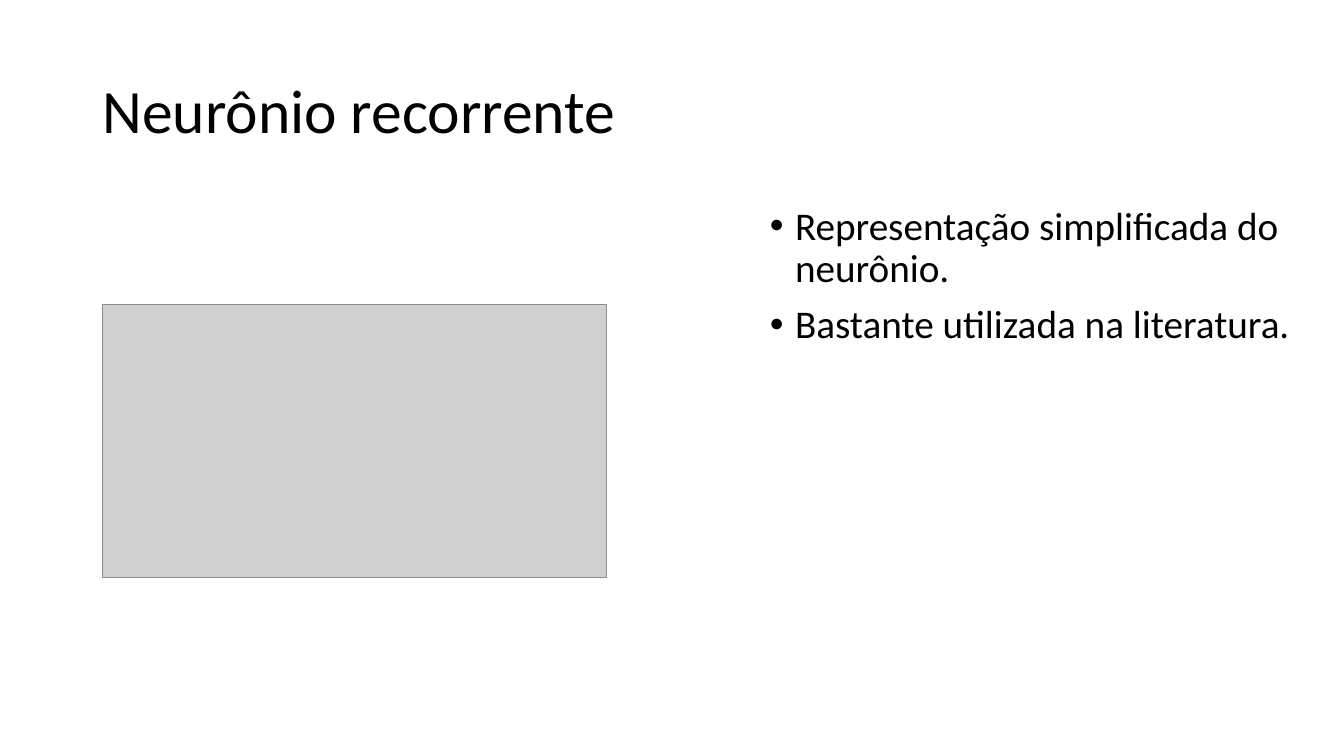
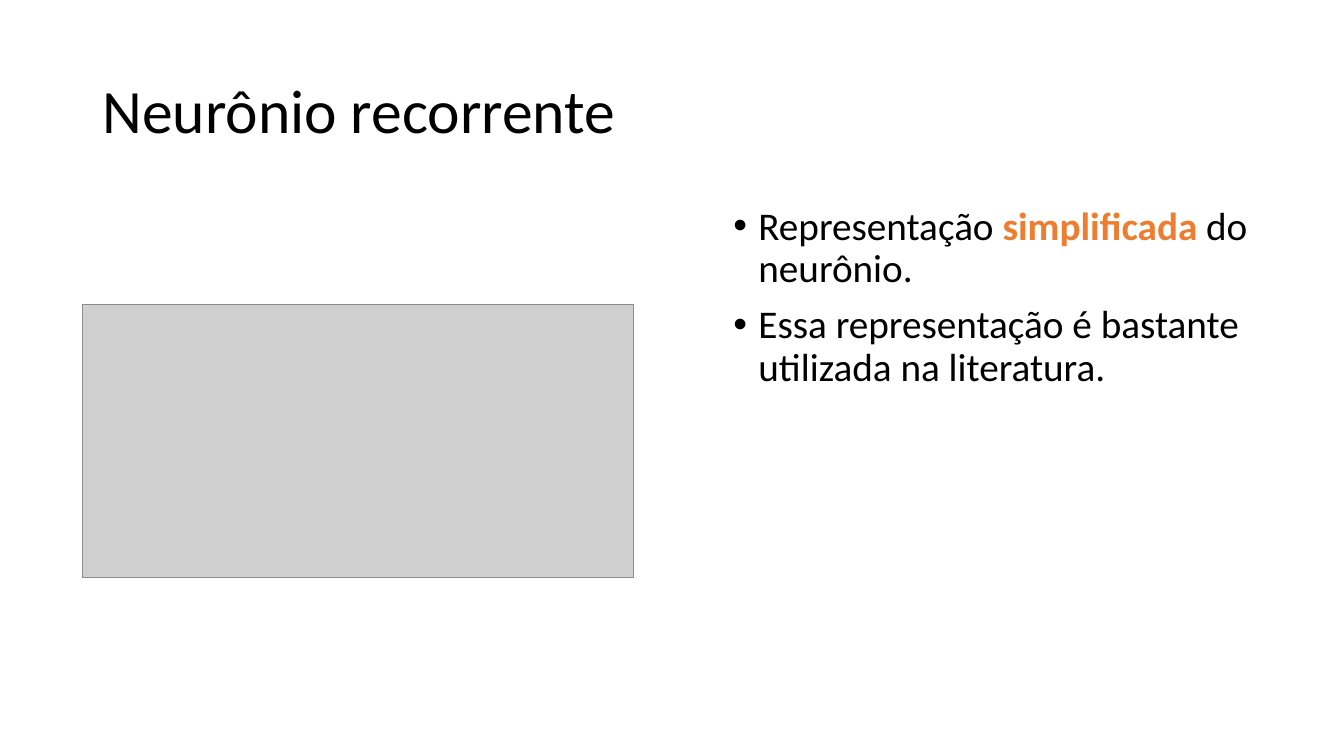
Before and after one commit to zz4fap/c24_inteligencia_artificial, a slide deck: slide 13 of slides/C24_RNN.pptx (slide 10 before the commit). Drawn at 1344x756 pixels with LibreOffice and Linux fonts; fonts in the diff are those of the drawing; grey boxes stand for pictures. Boxes give left, top, right and bottom in pixels: in the first picture for what was removed or moved away, otherwise in the second. Text is boxed around its words. In the diff, an @@ line names an element or a change of style, - is before the commit and + after.

```diff
--- a/slides/C24_RNN.pptx
+++ b/slides/C24_RNN.pptx
@@ text "Representação simplificada do neurônio.": place and size @@
-text "Representação simplificada do neurônio." at bbox=[795, 212, 1290, 339]
+text "Representação simplificada do neurônio." at bbox=[758, 212, 1247, 382]
@@ text at bbox=[758, 212, 1247, 283]: text colour #000000 to #ED7D31, bold on in "simplificada" @@
@@ picture: place and size @@
-picture at bbox=[102, 304, 607, 579]
+picture at bbox=[83, 304, 634, 579]
@@ text at bbox=[758, 310, 1239, 382]: text changed @@
-• Bastante utilizada na literatura.
+• Essa representação é bastante utilizada na literatura.
```
Also in this commit, not shown: 13 other slides changed, 10 slides added, 1 slide removed.
